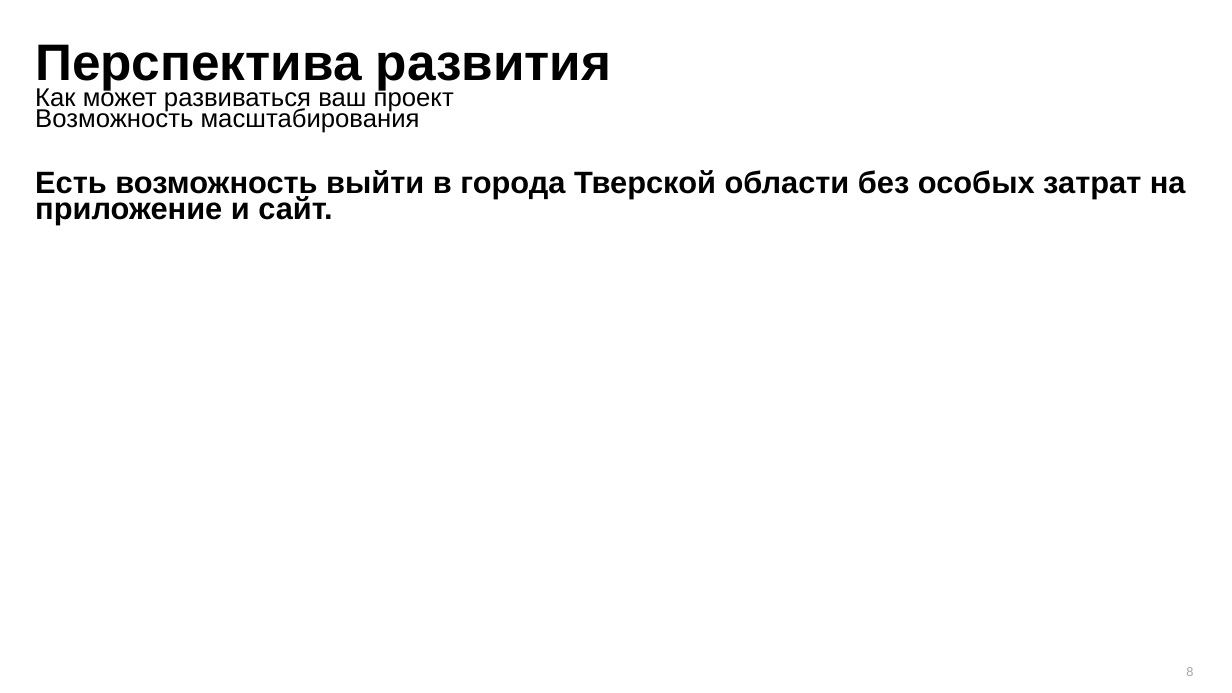
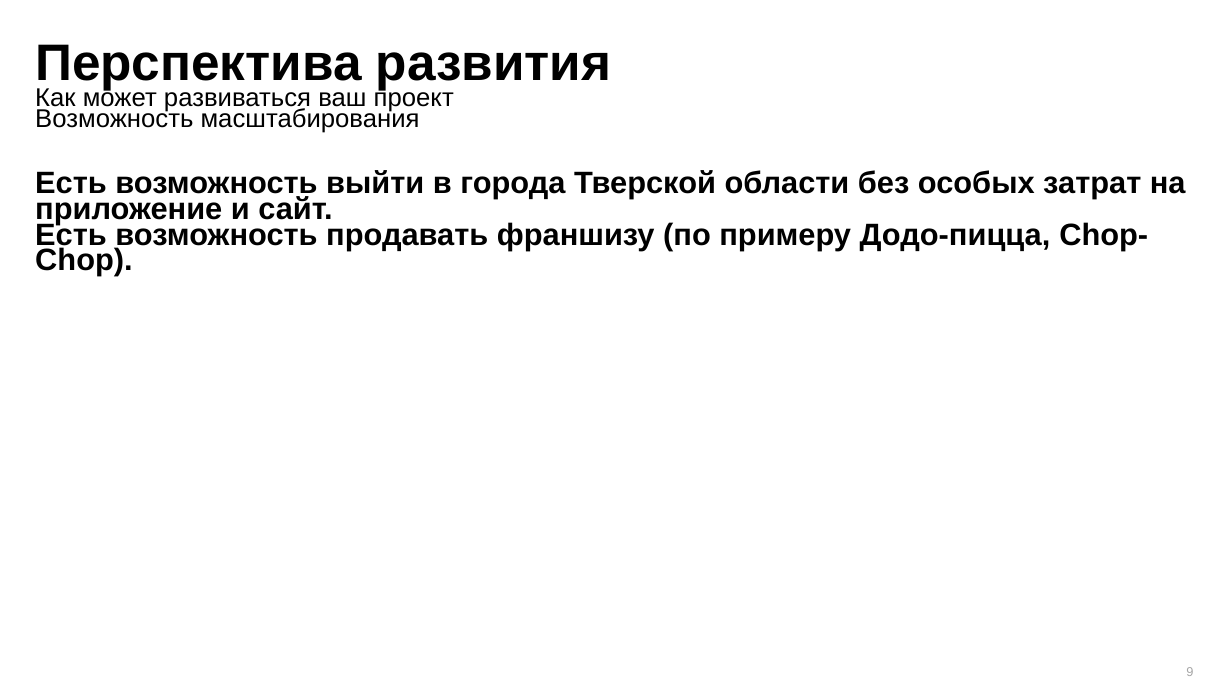
Before and after one commit to BulkSecurityGeneratorProject2/hackathon, a slide deck: slide 9 of Презентация.pptx (slide 8 before the commit). Drawn at 1232x693 pixels with LibreOffice and Linux fonts; fonts in the diff are those of the drawing. Boxes give left, top, right and bottom in pixels: in the first picture for what was removed or moved away, otherwise in the second. Text is boxed around its words. In the diff, an @@ line names an element or a change of style, - is before the commit and + after.

```diff
--- a/Презентация.pptx
+++ b/Презентация.pptx
@@ text at [35, 170, 1186, 276]: text changed @@
-Есть возможность выйти в города Тверской области без особых затрат на приложение и сайт.
+Есть возможность выйти в города Тверской области без особых затрат на приложение и сайт.
+Есть возможность продавать франшизу (по примеру Додо-пицца, Chop-Chop).
```
Also in this commit, not shown: 2 other slides changed, 1 slide added, 1 other file.
